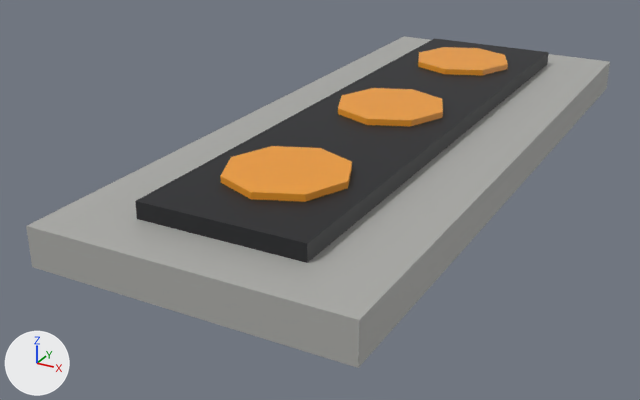
Before and after pictures for a commit that changed the glTF model assets/base/gltf/greebles/civilian_windows.glb.
Rendered twice from a 50 mm lens placed at (0.345, -0.774, 0.321), pointed at (-0.048, -0.058, -0.036). The lights are fixed; the arrows at lower left show +X, +Y and +Z. The picture after the commit comes second.
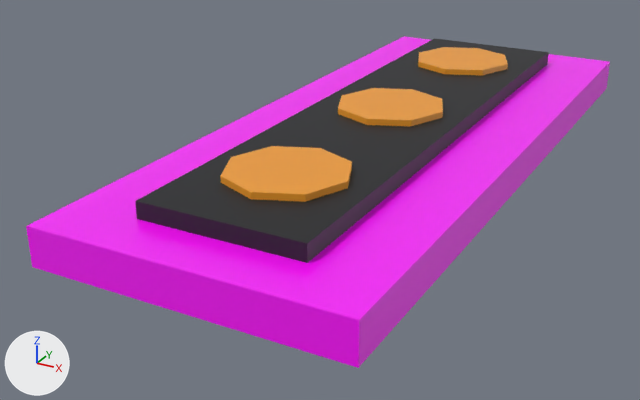
What the commit changed:
Material 'hull' (mat_hull) changes colour from grey #adadaa to pink #ff00ff; in linear values from (0.42, 0.42, 0.4) to (1.0, 0.0, 1.0).

Where the change shows, as pixel boxes [x1, y1, x2, y2] in the pictures (640 x 400 px):
'Mesh_0', recoloured (grey to pink)
    both: [26, 36, 610, 368]
